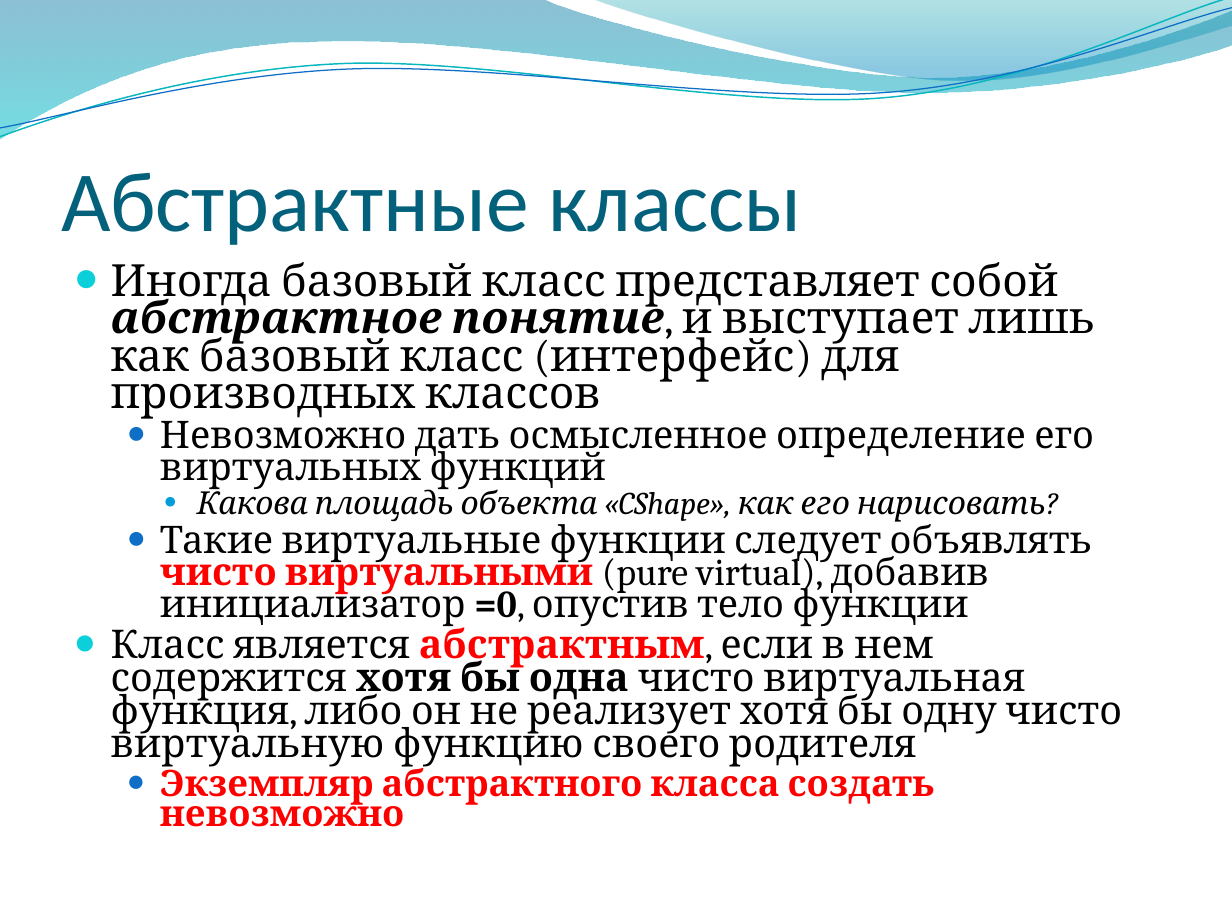
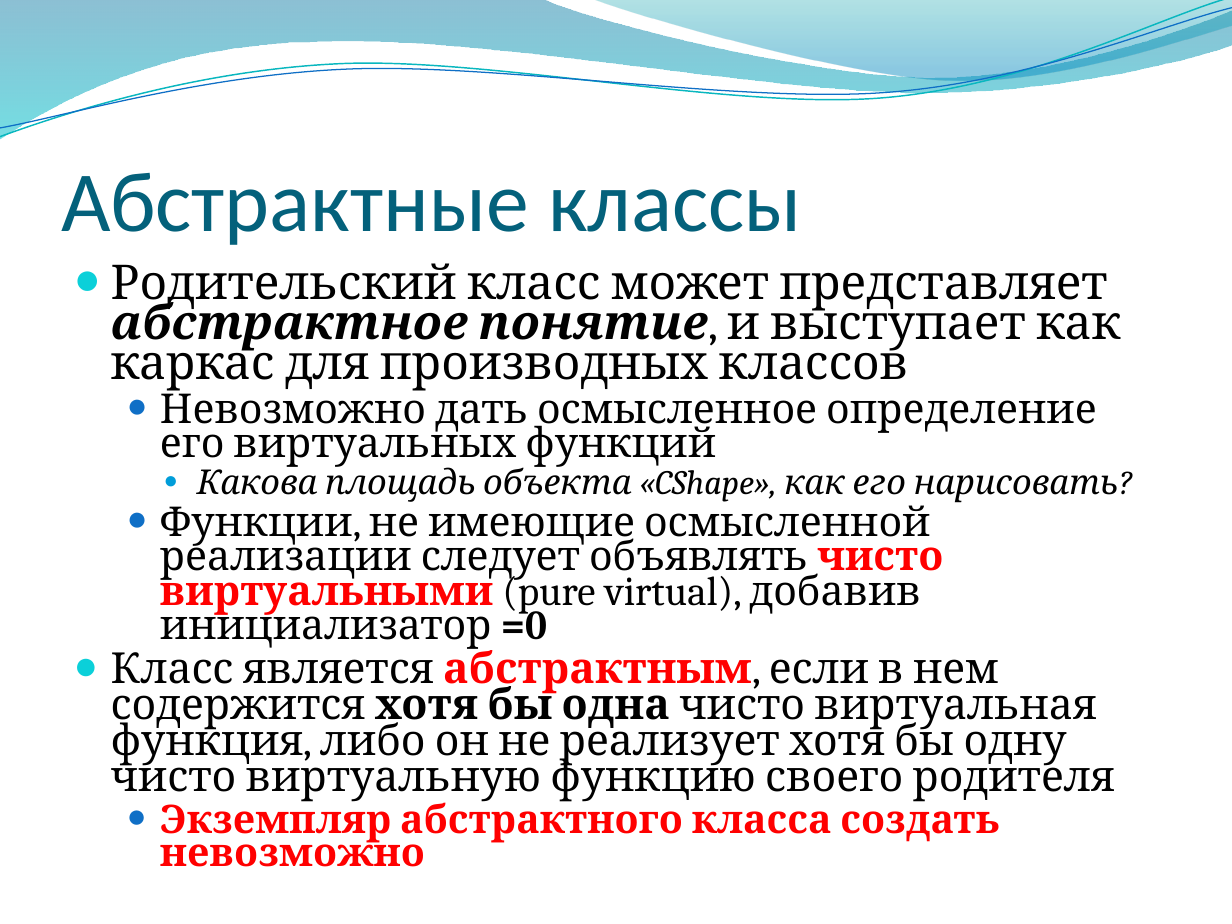
Before and after one commit to alexey-malov/oop, a slide deck: slide 87 of lectures/03/Наследование и полиморфизм.pptx. Drawn at 1232x924 pixels with LibreOffice and Linux fonts; fonts in the diff are those of the drawing; background and template pictures are left out. Boxes give left, top, right and bottom in pixels: in the first picture for what was removed or moved away, otherwise in the second. Text is boxed around its words. In the diff, an @@ line names an element or a change of style, - is before the commit and + after.

```diff
--- a/lectures/03/Наследование и полиморфизм.pptx
+++ b/lectures/03/Наследование и полиморфизм.pptx
@@ text at <box>111,263,1121,391</box>: text changed; size 25.9 to 28 pt @@
-● Иногда базовый класс представляет собой абстрактное понятие, и выступает лишь как базовый класс (интерфейс) для производных классов
+● Родительский класс может представляет абстрактное понятие, и выступает как каркас для производных классов
@@ text at <box>111,384,1118,867</box>: size 22.2 to 24 pt in "Невозможно дать осмысленное определение его виртуальных функ ..."; size 18.5 to 20 pt in "Какова площадь объекта «CShape», как его нарисовать?"; size 23.1 to 25 pt in "Класс является абстрактным, если в нем содержится ..."; size 21.3 to 23 pt in "Экземпляр абстрактного класса создать невозможно" @@
@@ text at <box>160,497,943,651</box>: text changed; size 22.2 to 24 pt @@
-  ● Такие виртуальные функции следует объявлять чисто виртуальными (pure virtual), добавив инициализатор =0, опустив тело функции
+  ● Функции, не имеющие осмысленной реализации следует объявлять чисто виртуальными (pure virtual), добавив инициализатор =0
```
Also in this commit, not shown: 2 other slides changed, 5 slides added, 3 slides removed, 1 other file.
